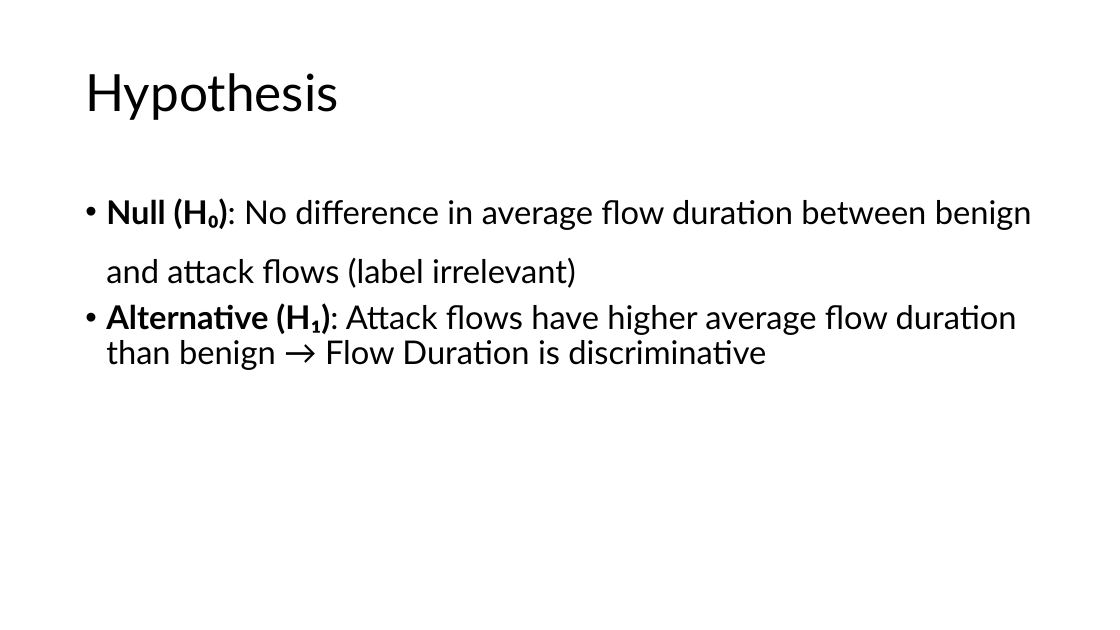
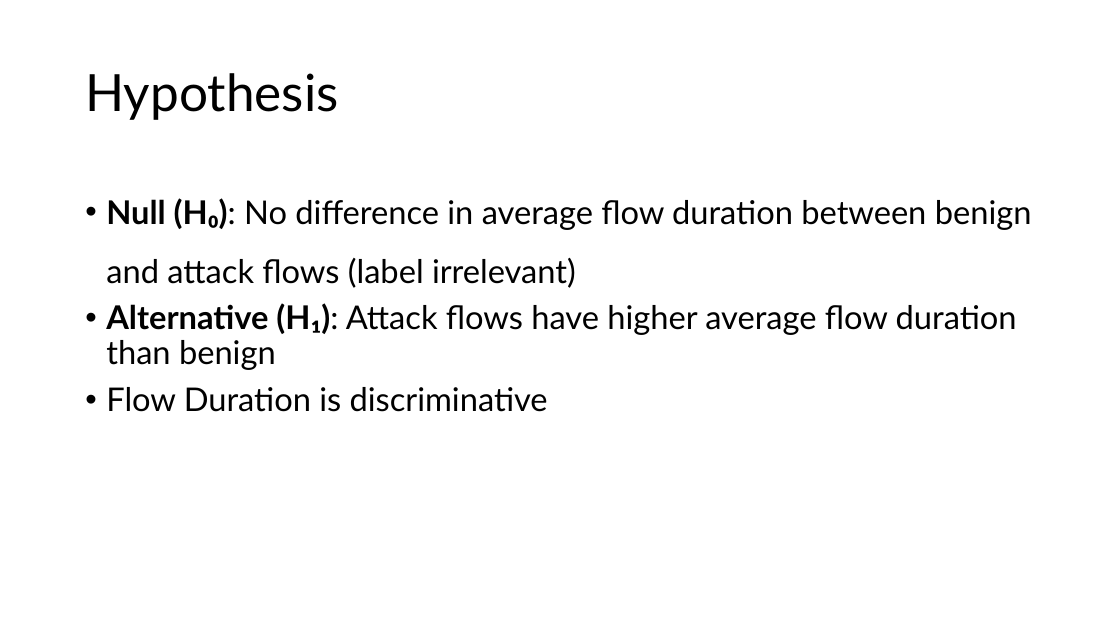
Before and after one commit to alpha-08/flow-duration-feat-analysis-CICIDS2019, a slide deck: slide 8 of slides/Flow Duration Analysis - Distinguish Benign vs DDoS.pptx (slide 4 before the commit). Drawn at 1120x630 pixels with LibreOffice and Linux fonts; fonts in the diff are those of the drawing. Boxes give left, top, right and bottom in pixels: in the first picture for what was removed or moved away, otherwise in the second. Text is boxed around its words. In the diff, an @@ line names an element or a change of style, - is before the commit and + after.

```diff
--- a/slides/Flow Duration Analysis - Distinguish Benign vs DDoS.pptx
+++ b/slides/Flow Duration Analysis - Distinguish Benign vs DDoS.pptx
@@ text at [106,303,1017,412]: text changed @@
-• Alternative (H₁): Attack flows have higher average flow duration than benign → Flow Duration is discriminative
+• Alternative (H₁): Attack flows have higher average flow duration than benign
+• Flow Duration is discriminative
```
Also in this commit, not shown: 5 other slides changed, 1 slide added.
